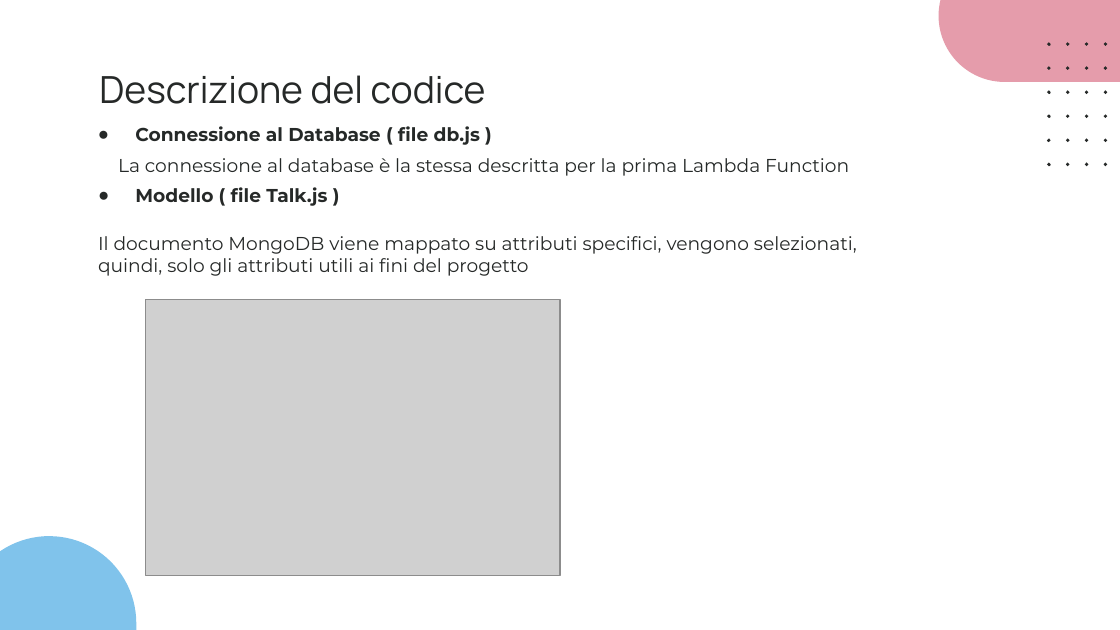
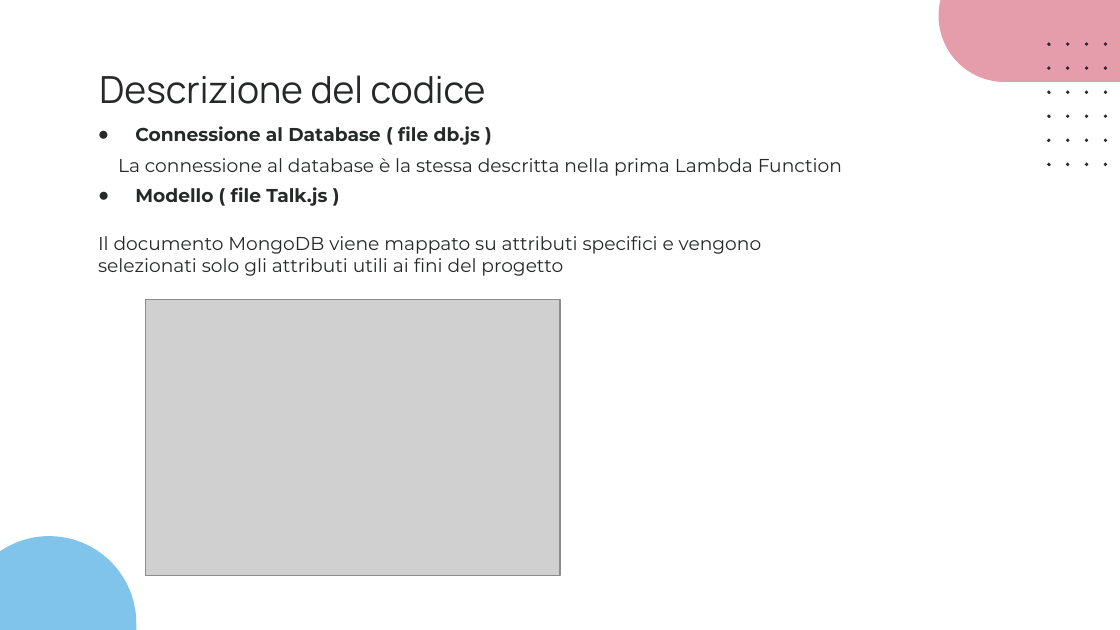
Before and after one commit to slocatelli30/CommuniTEDx, a slide deck: slide 32 of Progetto3.0/CommuniTEDx_3.0.pptx. Drawn at 1120x630 pixels with LibreOffice and Linux fonts; fonts in the diff are those of the drawing; grey boxes stand for pictures. Boxes give left, top, right and bottom in pixels: in the first picture for what was removed or moved away, otherwise in the second. Text is boxed around its words. In the diff, an @@ line names an element or a change of style, - is before the commit and + after.

```diff
--- a/Progetto3.0/CommuniTEDx_3.0.pptx
+++ b/Progetto3.0/CommuniTEDx_3.0.pptx
@@ text at box(118, 158, 842, 176): text changed @@
-La connessione al database è la stessa descritta per la prima Lambda Function
+La connessione al database è la stessa descritta nella prima Lambda Function
@@ text at box(98, 236, 762, 276): text changed @@
-Il documento MongoDB viene mappato su attributi specifici, vengono selezionati, quindi, solo gli attributi utili ai fini del progetto
+Il documento MongoDB viene mappato su attributi specifici e vengono selezionati solo gli attributi utili ai fini del progetto
```
Also in this commit, not shown: 12 other slides changed, 1 other file.
